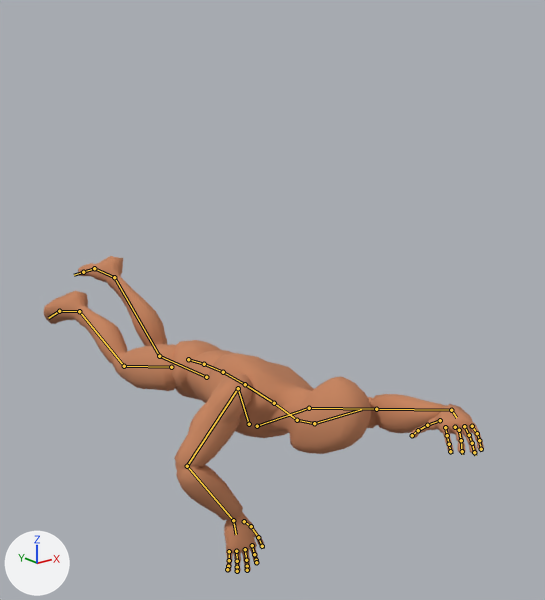
The Blender file rigs/human/locomotion/animation-human-swim-2.blend as it was, and as the next commit left it.
One viewpoint serves both versions: a 50 mm camera at (-1.48, -2.43, 1.14) aimed at (0.17, -0.36, 0.31). The lights are fixed; the arrows at lower left show +X, +Y and +Z. The first picture is the older version. Both versions are drawn at frame 0 of the action 'Swim_2'; the numbers are the values there. The bones that change, and the others that lie on the model, are drawn over the model as lines.

In view in the first picture: 'Mannequin'.
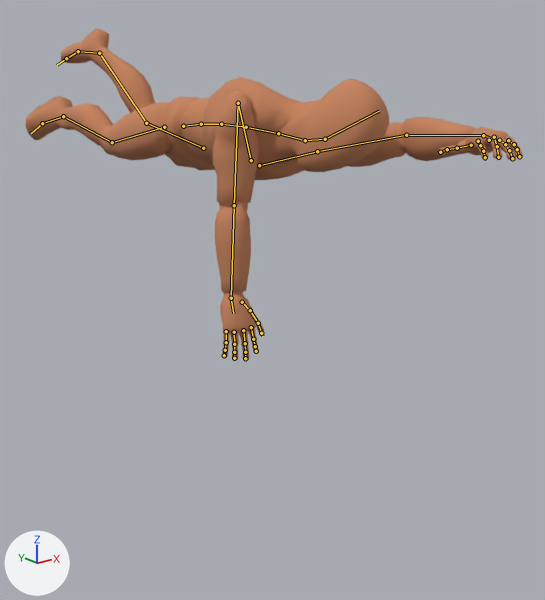
The change, as a diff of the scene's bpy script:
```diff
--- a/rigs/human/locomotion/animation-human-swim-2.blend.py
+++ b/rigs/human/locomotion/animation-human-swim-2.blend.py
@@ bone_ctrl_illeg_l @@
 bone_ctrl_illeg_l = bpy.data.objects['Armature'].pose.bones['CTRL_ILLEG_L']  # child of 'DRV_root'
-bone_ctrl_illeg_l.location = (-0.045, 0.592, 0.105)
+bone_ctrl_illeg_l.location = (-0.045, 0.592, 1.087)
@@ bone_ctrl_illeg_r @@
 bone_ctrl_illeg_r = bpy.data.objects['Armature'].pose.bones['CTRL_ILLEG_R']  # child of 'DRV_root'
-bone_ctrl_illeg_r.location = (-0.013, 0.68, -0.051)
+bone_ctrl_illeg_r.location = (-0.013, 0.68, 0.827)
@@ bone_ctrl_arm_l @@
 bone_ctrl_arm_l = bpy.data.objects['Armature'].pose.bones['CTRL_Arm_L']  # child of 'DRV_root'
-bone_ctrl_arm_l.location = (1.315, -1.212, -0.461)
+bone_ctrl_arm_l.location = (0.497, -1.212, -0.461)
@@ bone_ctrl_arm_r @@
 bone_ctrl_arm_r = bpy.data.objects['Armature'].pose.bones['CTRL_Arm_R']  # child of 'DRV_root'
-bone_ctrl_arm_r.location = (-1.764, -0.707, -0.499)
+bone_ctrl_arm_r.location = (-1.213, -0.707, -0.499)
@@ bone_polearm_l @@
 bone_polearm_l = bpy.data.objects['Armature'].pose.bones['POLEARM_L']  # child of 'DRV_root'
-bone_polearm_l.location = (1.369, -1.195, 0.565)
+bone_polearm_l.location = (0.487, -1.241, 0.143)
@@ bone_polearm_r @@
 bone_polearm_r = bpy.data.objects['Armature'].pose.bones['POLEARM_R']  # child of 'DRV_root'
-bone_polearm_r.location = (-1.41, -0.92, 0.068)
+bone_polearm_r.location = (-0.666, -0.794, 0.433)
@@ bone_ctrl_hips @@
 bone_ctrl_hips = bpy.data.objects['Armature'].pose.bones['CTRL_Hips']  # child of 'DRV_root'
-bone_ctrl_hips.location = (0.0, -0.103, -0.902)
+bone_ctrl_hips.location = (0.0, -0.103, 0.006)
```

Pixel boxes (x1, y1, x2, y2) of what changed, in the pictures (545 x 600 px):
'Mannequin', posed (13% wider): before (44, 256, 484, 573); after (26, 29, 523, 360)
